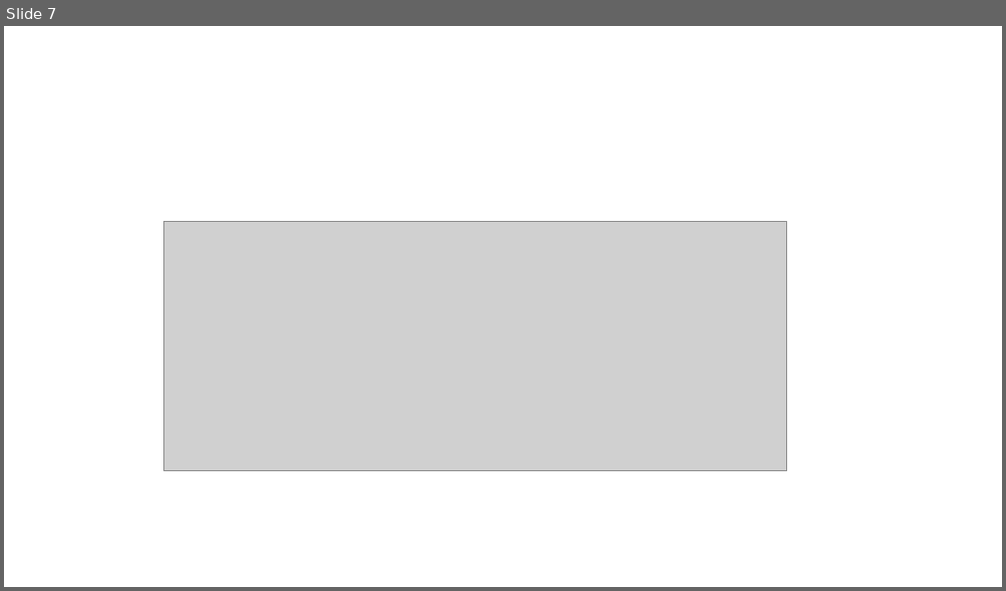
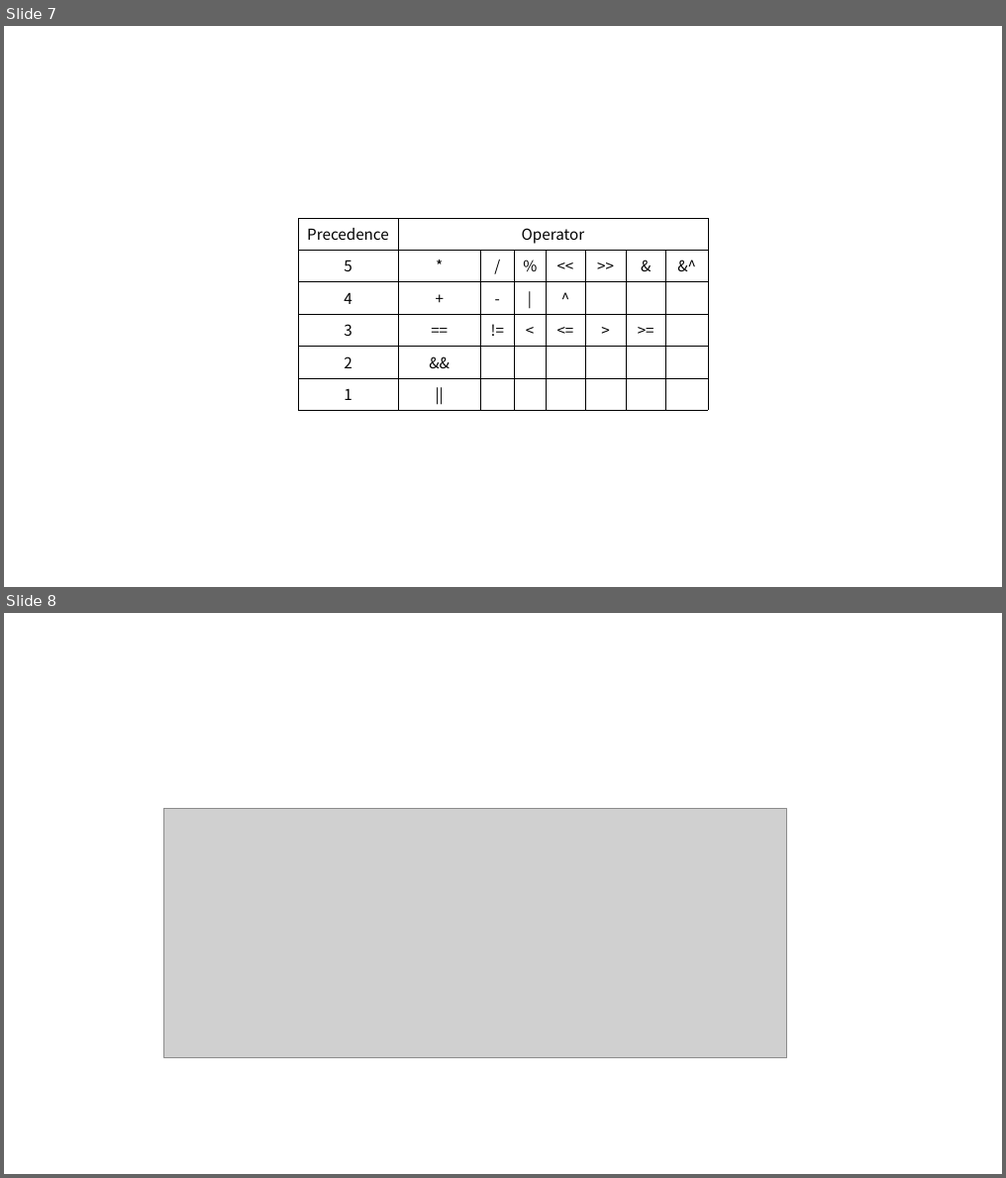
Before and after one commit to oneleo/golang-cht, a slide deck: images/images.odp. Shown one above the other, each under a label of ours: slide 7 before the commit, slides 7 and 8 after it. The pictures are 1006x591 and 1006x1178 pixels, drawn with LibreOffice and Linux fonts; fonts in the diff are those of the drawing; grey boxes stand for pictures. Boxes give left, top, right and bottom in pixels: in the first picture for what was removed or moved away, otherwise in the second. Text is boxed around its words. In the diff, an @@ line names an element or a change of style, - is before the commit and + after.

```diff
--- a/images/images.odp
+++ b/images/images.odp
@@ slide 7 added at [4,26,1002,587], background #FFFFFF @@
@@ table added at [298,219,707,409], 6 rows, 8 columns @@
+Precedence | Operator |  |  |  |  |  | 
+5 | * | / | % | << | >> | & | &^
+4 | + | - | | | ^ |  |  | 
+3 | == | != | < | <= | > | >= | 
+2 | && |  |  |  |  |  | 
+1 | || |  |  |  |  |  | 
@@ what was slide 7 is now slide 8 @@
```
Also in this commit, not shown: 1 slide changed.
